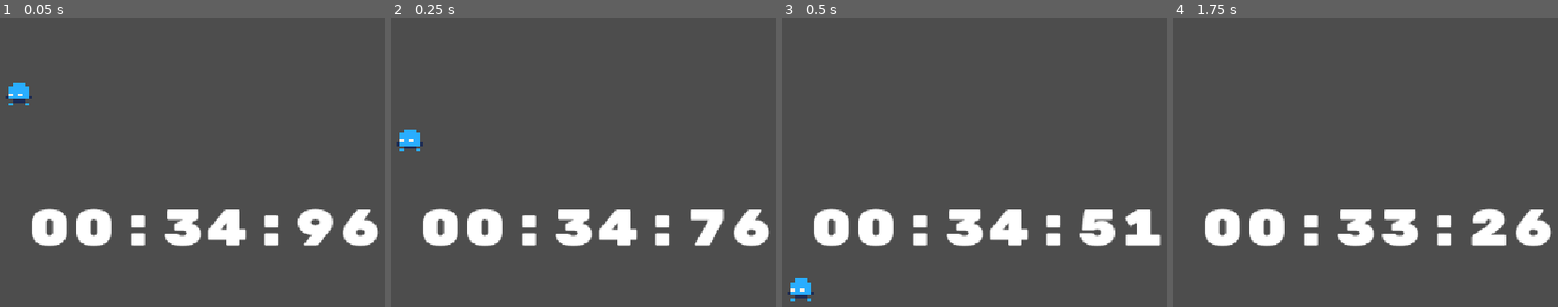
Above: before the commit, frames 1-4 (left to right).
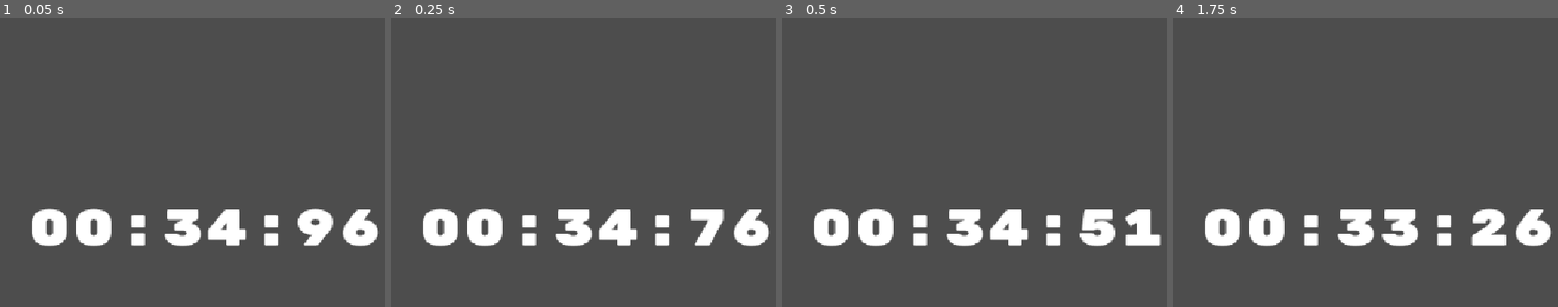
Above: after the commit, the same moments.

Repository: GameJam-NACRE/GMTK-2026
Game: Godot game, scene res://main.tscn
Two runs of this game, one before a commit and one after it. Both use one fixed random seed, a clock stepped at 60 frames per second and the inputs below.
Inputs:
- Up to frame 1 (0.05 s): no input
- Up to frame 2 (0.25 s): no input
- Up to frame 3 (0.5 s): no input
- Up to frame 4 (1.75 s): tap Enter (ui_accept) at 0.5, 0.77, 1.52 s; hold Right (ui_right) from 0.53 s (still down)

The runs differ from the first frame. In frame 1, 0.3% of the frame differs, in the area x 1-9%, y 22-31%; in frame 2, 0.4%, in the area x 1-9%, y 38-47%; in frame 3, 0.4%; in frame 4, nothing differs.

Commit message:
ajout du main

Diff:
--- a/main.tscn
+++ b/main.tscn
@@ -2,7 +2,6 @@
 
 [ext_resource type="Script" uid="uid://cty2x680uisnb" path="res://main.gd" id="1_ig7tw"]
 [ext_resource type="PackedScene" uid="uid://b44q2m4nc26kb" path="res://scenes/countdown/countdown.tscn" id="2_0xm2m"]
-[ext_resource type="PackedScene" uid="uid://g5wwb11eacbf" path="res://scenes/player/player.tscn" id="3_h2yge"]
 
 [node name="main" type="Node" unique_id=1892421276]
 script = ExtResource("1_ig7tw")
@@ -10,5 +9,3 @@
 [node name="Countdown" parent="." unique_id=538404236 instance=ExtResource("2_0xm2m")]
 
 [node name="LevelContainer" type="Node" parent="." unique_id=1966204407]
-
-[node name="Player" parent="." unique_id=1775035572 instance=ExtResource("3_h2yge")]
